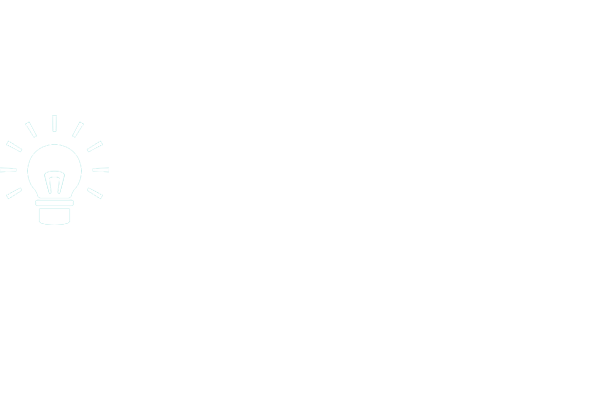
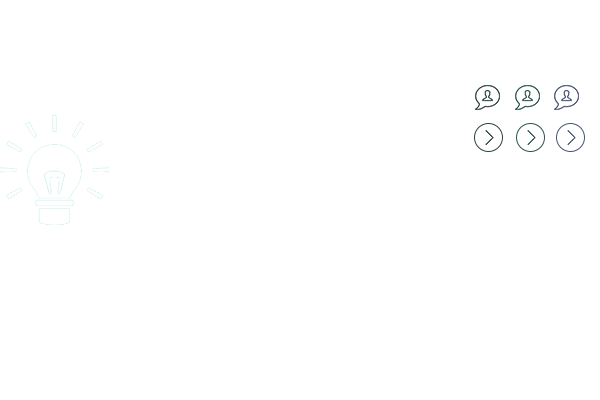
Layer changes from the first 600x400 image to the second:
added layer "circle copy 3" above "circle copy 2" over [474, 123, 503, 152]
added layer "circle copy 2" above "circle copy" over [516, 123, 545, 152]
added layer "circle copy" above "circle" over [556, 123, 585, 152]
added layer "Contact Icon copy 3" above "Contact Icon copy 2" over [475, 85, 500, 110]
added layer "Contact Icon copy 2" above "Contact Icon copy" over [515, 85, 540, 110]
added layer "Contact Icon copy" above "Contact Icon" over [554, 85, 579, 110]
